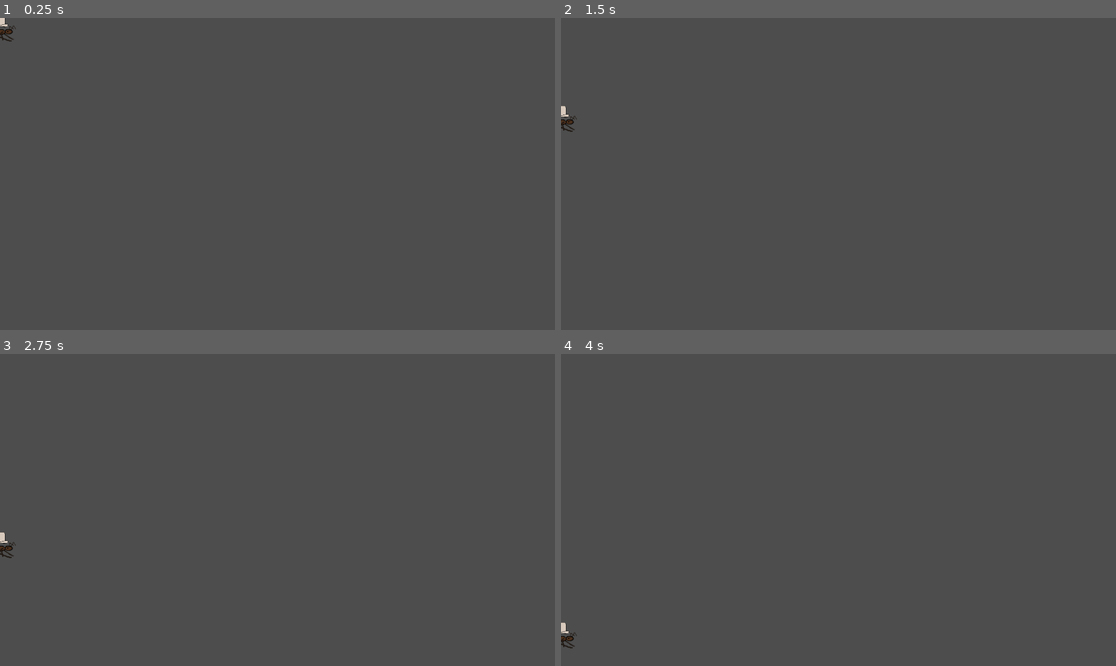
Above: before the commit, frames 1-4 (two rows, left to right).
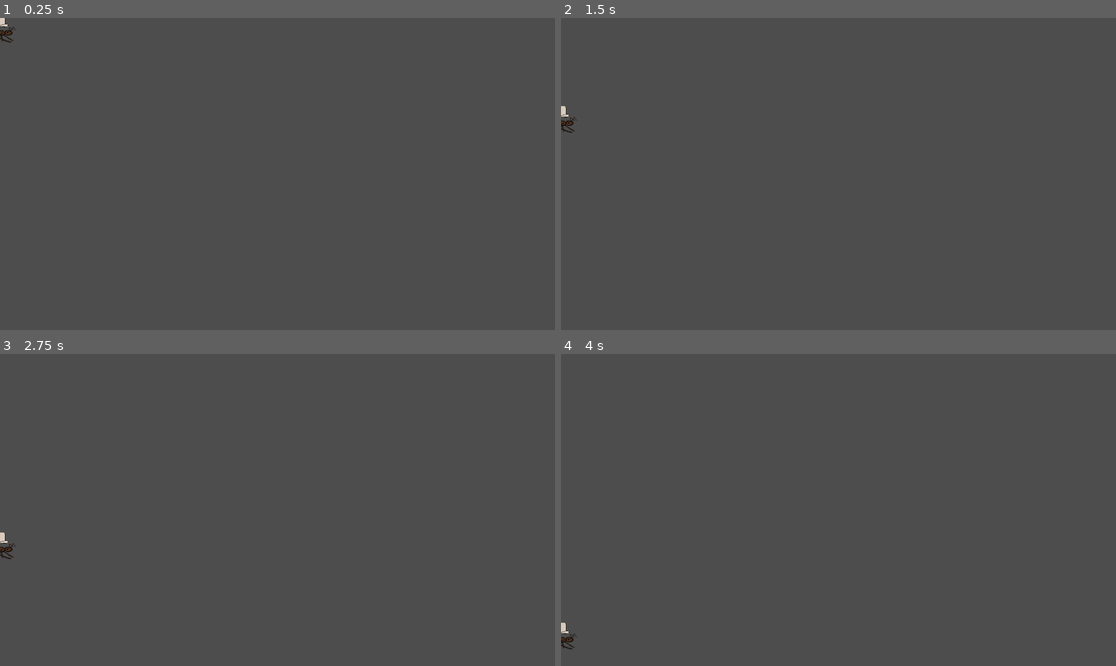
Above: after the commit, the same moments.

Repository: Wherritt/CaptainGameJam
Game: Godot game, scene res://Enemy1/enemy_1.tscn
Same seed, same stepped clock (60 frames per second), same inputs: the game is played once before the commit and once after it. This scene is started directly instead of the project's main scene.
Inputs:
- Up to frame 1 (0.25 s): no input
- Up to frame 2 (1.5 s): hold Space (Shoot) 0.53-1.28 s; hold D (Right) from 0.53 s (still down); tap Up (Up) at 0.77 s; tap Space (Shoot) at 1.35 s
- Up to frame 3 (2.75 s): tap Up (Up) at 1.52 s; release D (Right) at 2.03 s; hold A (Left) from 2.03 s (still down); hold Space (Shoot) from 2.03 s (still down)
- Up to frame 4 (4 s): release A (Left) at 2.78 s; release Space (Shoot) at 2.78 s; hold D (Right) from 2.78 s (still down); tap Space (Shoot) at 2.85 s; tap Up (Up) at 3.02, 3.77 s; hold Space (Shoot) from 3.53 s (still down)

The runs differ from the first frame. In frame 1, less than 0.1% of the frame differs, in the area x 0-3%, y 2-8%; in frame 2, less than 0.1%, in the area x 0-3%, y 31-37%; in frame 3, less than 0.1%; in frame 4, less than 0.1%.
Error in both runs: Invalid access to property or key 'global_position' on a base object of type 'null instance'. (res://Enemy1/Enemy1Movement.gd:35)

Commit message:
Ants animated basic

Diff:
--- a/Enemy1/Enemy1Movement.gd
+++ b/Enemy1/Enemy1Movement.gd
@@ -51,6 +51,13 @@
 			direction = -1
 		elif not ray_cast_left.is_colliding():
 			direction = 1
+
+	if direction < 0:
+#			$Marker2D2.scale.x = -1
+			$CrawlingSprite/AnimationPlayer.play("Crawl_L")
+	elif direction > 0:
+#			$Marker2D2.scale.x = 1
+			$CrawlingSprite/AnimationPlayer.play("Crawl_R")
 	#move and slide is meant for kinematic bodies; prevents them from falling though
 	move_and_slide()
 
--- a/Enemy1/enemy_1.tscn
+++ b/Enemy1/enemy_1.tscn
@@ -9,6 +9,59 @@
 
 [sub_resource type="RectangleShape2D" id="RectangleShape2D_n8f4x"]
 size = Vector2(48, 36)
+
+[sub_resource type="Animation" id="Animation_r3e4i"]
+resource_name = "Crawl_L"
+loop_mode = 1
+tracks/0/type = "value"
+tracks/0/imported = false
+tracks/0/enabled = true
+tracks/0/path = NodePath(".:frame_coords")
+tracks/0/interp = 1
+tracks/0/loop_wrap = true
+tracks/0/keys = {
+"times": PackedFloat32Array(0),
+"transitions": PackedFloat32Array(1),
+"update": 1,
+"values": [Vector2i(1, 1)]
+}
+
+[sub_resource type="Animation" id="Animation_bed00"]
+length = 0.001
+tracks/0/type = "value"
+tracks/0/imported = false
+tracks/0/enabled = true
+tracks/0/path = NodePath(".:frame_coords")
+tracks/0/interp = 1
+tracks/0/loop_wrap = true
+tracks/0/keys = {
+"times": PackedFloat32Array(0),
+"transitions": PackedFloat32Array(1),
+"update": 1,
+"values": [Vector2i(0, 1)]
+}
+
+[sub_resource type="Animation" id="Animation_2oot8"]
+resource_name = "Crawl_R"
+tracks/0/type = "value"
+tracks/0/imported = false
+tracks/0/enabled = true
+tracks/0/path = NodePath(".:frame_coords")
+tracks/0/interp = 1
+tracks/0/loop_wrap = true
+tracks/0/keys = {
+"times": PackedFloat32Array(0),
+"transitions": PackedFloat32Array(1),
+"update": 1,
+"values": [Vector2i(0, 1)]
+}
+
+[sub_resource type="AnimationLibrary" id="AnimationLibrary_ou5lc"]
+_data = {
+"Crawl_L": SubResource("Animation_r3e4i"),
+"Crawl_R": SubResource("Animation_2oot8"),
+"RESET": SubResource("Animation_bed00")
+}
 
 [node name="Enemy1" type="CharacterBody2D" groups=["Enemy"]]
 collision_layer = 4
@@ -48,11 +101,22 @@
 [node name="hat_point" type="Marker2D" parent="."]
 position = Vector2(0, -40)
 
-[node name="Sprite2D" type="Sprite2D" parent="."]
+[node name="CrawlingSprite" type="Sprite2D" parent="."]
 position = Vector2(1, -12)
 scale = Vector2(1.91447, 1.91447)
 texture = ExtResource("3_aulqk")
-region_enabled = true
+hframes = 2
+vframes = 2
+frame = 2
 region_rect = Rect2(3, 80, 57, 36)
 
+[node name="AnimationPlayer" type="AnimationPlayer" parent="CrawlingSprite"]
+libraries = {
+"": SubResource("AnimationLibrary_ou5lc")
+}
+
+[node name="Marker2D2" type="Marker2D" parent="."]
+visible = false
+rotation = 0.00131056
+
 [connection signal="body_entered" from="DamageEmit" to="DamageEmit" method="_on_body_entered"]
--- a/scripts/flying_enemy.gd
+++ b/scripts/flying_enemy.gd
@@ -35,6 +35,7 @@
 			if fly_away_timer >= fly_away_duration:
 				state = State.MOVE_TO_PLAYER
 				fly_away_timer = 0
+#I know its messy but its the way that made most sense to me - cookies
 	var direction = (player.position - position).normalized()
 	if direction.x < 0:
 			$Marker2D.scale.x = -1
@@ -45,12 +46,6 @@
 			$FlyingSprite/AnimationPlayer.play("Fly_R")
 			rotation = 45
 
-#	if $Marker2D.scale.x == 1:
-#		$FlyingSprite/AnimationPlayer.play("Fly_L")
-#		rotation = -45
-#	else:
-#		$FlyingSprite/AnimationPlayer.play("Fly_R")
-#		rotation = 45
 
 func take_enemy_damage(bullet_damage):
 	current_health -= bullet_damage
Not shown: 1 places in Enemy1/enemy_1.tscn that only renumber resources
